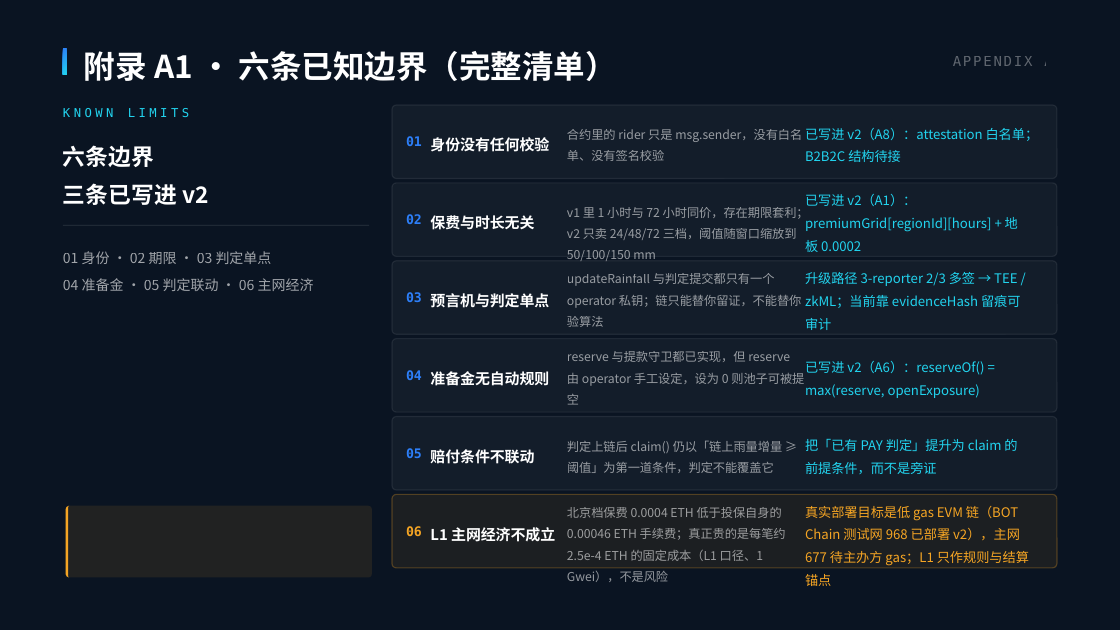
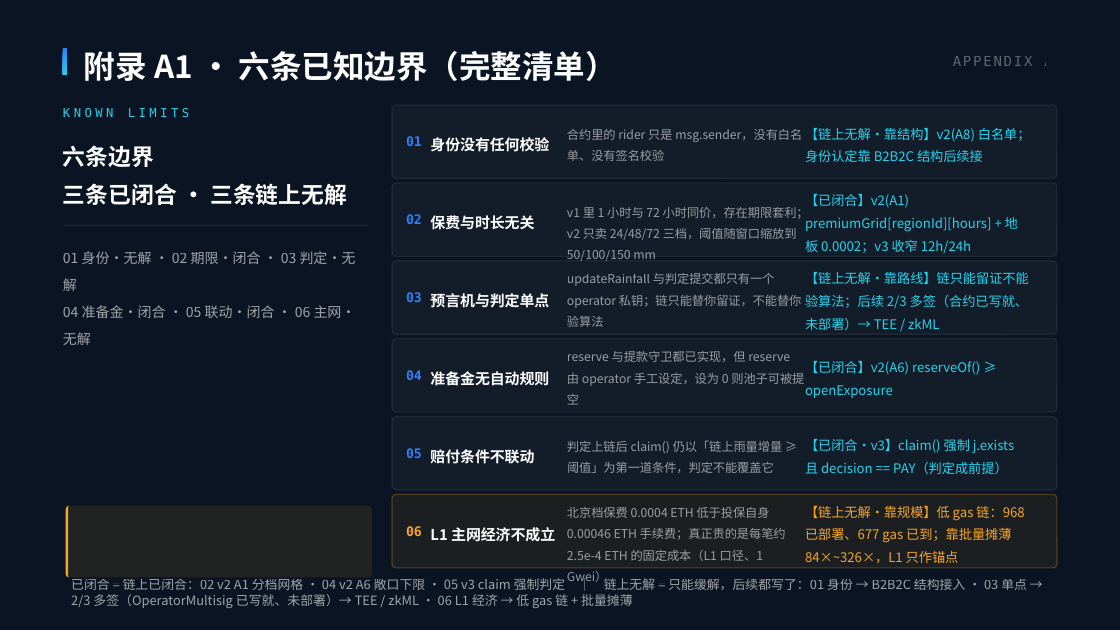
Before and after one commit to juice-butterfly/rainproof, a slide deck: slide 13 of 提交材料/雨证-路演PPT-叙事版-修订5.pptx. Drawn at 1120x630 pixels with LibreOffice and Linux fonts; fonts in the diff are those of the drawing. Boxes give left, top, right and bottom in pixels: in the first picture for what was removed or moved away, otherwise in the second. Text is boxed around its words. In the diff, an @@ line names an element or a change of style, - is before the commit and + after.

```diff
--- a/提交材料/雨证-路演PPT-叙事版-修订5.pptx
+++ b/提交材料/雨证-路演PPT-叙事版-修订5.pptx
@@ text at <box>63,145,347,205</box>: text changed @@
-六条边界
-三条已写进 v2
+六条边界
+三条已闭合 · 三条链上无解
@@ text at <box>805,128,1031,162</box>: text changed @@
-已写进 v2（A8）：attestation 白名单；B2B2C 结构待接
+【链上无解·靠结构】v2(A8) 白名单；身份认定靠 B2B2C 结构后续接
@@ text at <box>805,194,971,253</box>: text changed @@
-已写进 v2（A1）：premiumGrid[regionId][hours] + 地板 0.0002
+【已闭合】v2(A1) premiumGrid[regionId][hours] + 地板 0.0002；v3 收窄 12h/24h
@@ text at <box>63,251,356,318</box>: text changed @@
-01 身份 · 02 期限 · 03 判定单点
-04 准备金 · 05 判定联动 · 06 主网经济
+01 身份·无解 · 02 期限·闭合 · 03 判定·无解
+04 准备金·闭合 · 05 联动·闭合 · 06 主网·无解
@@ text at <box>805,272,1029,330</box>: text changed @@
-升级路径 3-reporter 2/3 多签 → TEE / zkML；当前靠 evidenceHash 留痕可审计
+【链上无解·靠路线】链只能留证不能验算法；后续 2/3 多签（合约已写就、未部署）→ TEE / zkML
@@ text at <box>805,361,980,398</box>: text changed @@
-已写进 v2（A6）：reserveOf() = max(reserve, openExposure)
+【已闭合】v2(A6) reserveOf() ≥ openExposure
@@ text at <box>805,439,1014,474</box>: text changed @@
-把「已有 PAY 判定」提升为 claim 的前提条件，而不是旁证
+【已闭合·v3】claim() 强制 j.exists 且 decision == PAY（判定成前提）
@@ text at <box>567,507,786,561</box>: text changed @@
-北京档保费 0.0004 ETH 低于投保自身的 0.00046 ETH 手续费；真正贵的是每笔约 2.5e-4 ETH 的固定成本（L1 口径、1 Gwei），不是风险
+北京档保费 0.0004 ETH 低于投保自身 0.00046 ETH 手续费；真正贵的是每笔约 2.5e-4 ETH 的固定成本（L1 口径、1 Gwei）
@@ text at <box>805,506,1024,563</box>: text changed @@
-真实部署目标是低 gas EVM 链（BOT Chain 测试网 968 已部署 v2），主网 677 待主办方 gas；L1 只作规则与结算锚点
+【链上无解·靠规模】低 gas 链：968 已部署、677 gas 已到；靠批量摊薄 84×~326×，L1 只作锚点
@@ text added at <box>71,578,1027,608</box>, 11 pt, text #FFFFFF at 62% opacity @@
+已闭合 = 链上已闭合：02 v2 A1 分档网格 · 04 v2 A6 敞口下限 · 05 v3 claim 强制判定 ｜ 链上无解 = 只能缓解，后续都写了：01 身份 → B2B2C 结构接入 · 03 单点 → 2/3 多签（OperatorMultisig 已写就、未部署）→ TEE / zkML · 06 L1 经济 → 低 gas 链 + 批量摊薄
```
Also in this commit, not shown: 3 other files.
